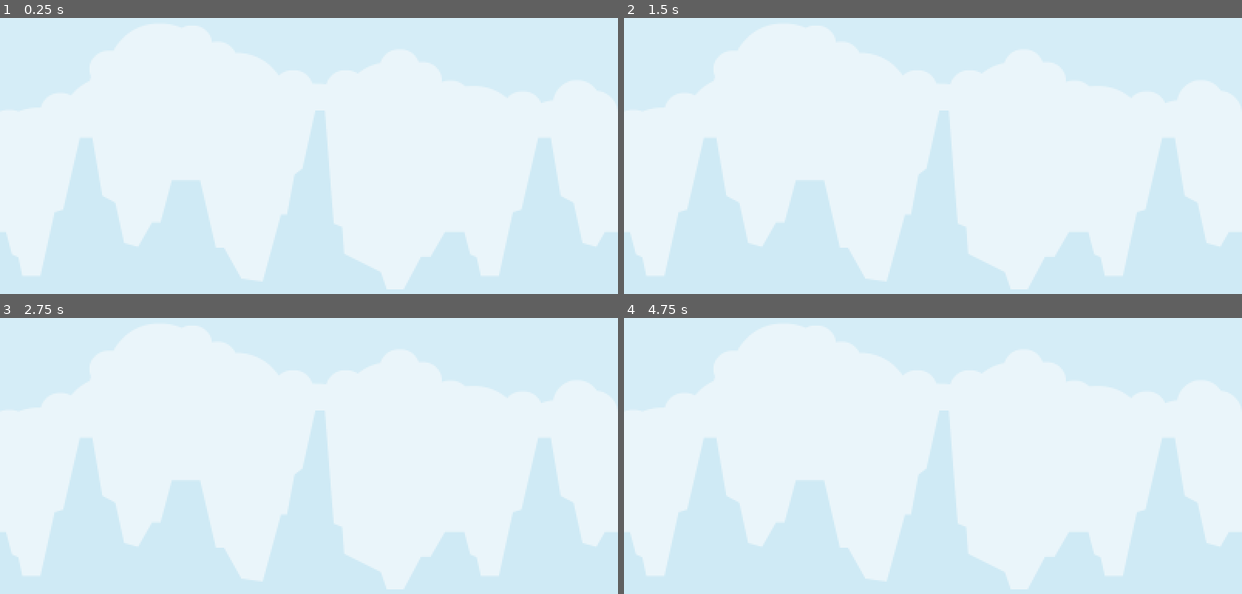
Above: before the commit, frames 1-4 (two rows, left to right).
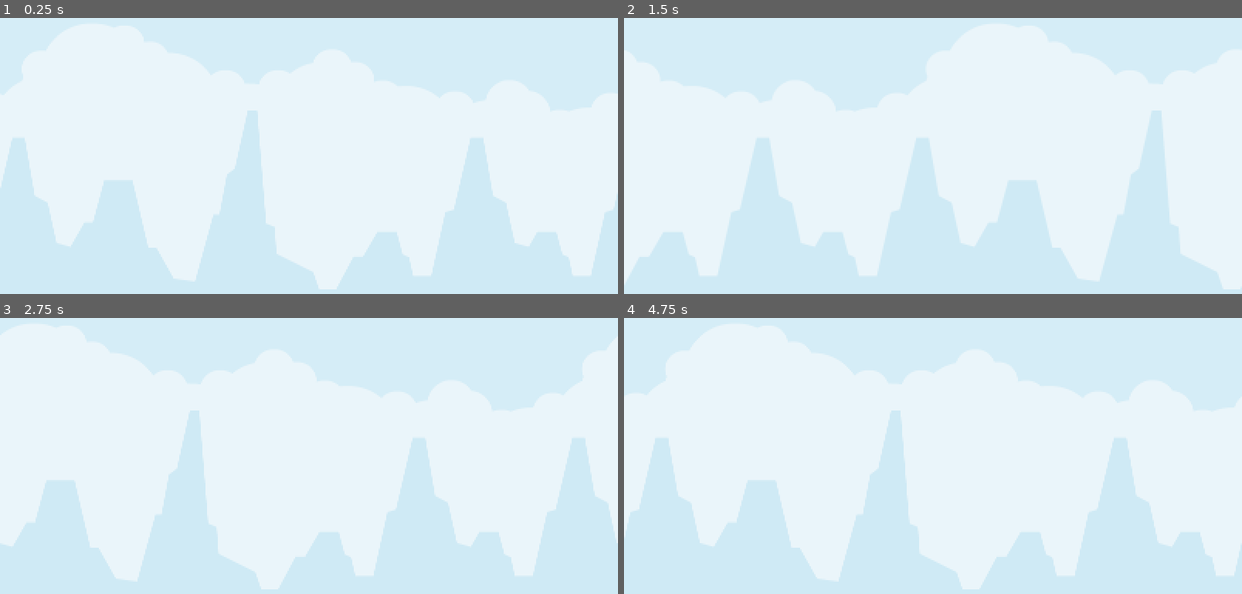
Above: after the commit, the same moments.

Repository: boflynn/tappy-plane
Game: Godot game, scene res://Main.tscn
Same seed, same stepped clock (60 frames per second), same inputs: the game is played once before the commit and once after it.
Inputs:
- Up to frame 1 (0.25 s): no input
- Up to frame 2 (1.5 s): no input
- Up to frame 3 (2.75 s): no input
- Up to frame 4 (4.75 s): no input

The runs differ from the first frame. In frame 1, 22% of the frame differs, in the area x 0-100%, y 33-99%; in frame 2, 16%; in frame 3, 16%; in frame 4, 21%.

Commit message:
Infinite scroll background to the left

Diff:
--- a/Main.tscn
+++ b/Main.tscn
@@ -1,12 +1,14 @@
-[gd_scene load_steps=2 format=3 uid="uid://c61kof8wfjr2v"]
+[gd_scene load_steps=3 format=3 uid="uid://c61kof8wfjr2v"]
 
 [ext_resource type="Texture2D" uid="uid://dijkxlbopqdoj" path="res://assets/Background.png" id="1_glv2v"]
+[ext_resource type="Script" uid="uid://ds504ekq4v4id" path="res://background.gd" id="1_uu6xs"]
 
 [node name="Main" type="Node"]
 
 [node name="Background" type="Node2D" parent="."]
 position = Vector2(0, 480)
 scale = Vector2(2, 2)
+script = ExtResource("1_uu6xs")
 
 [node name="Background" type="Sprite2D" parent="Background"]
 position = Vector2(400, 0)
--- /dev/null
+++ b/background.gd
@@ -0,0 +1,11 @@
+extends Node2D
+
+var speed: int = 700
+# TODO - Any way to better determine this?
+var width: int = 3200
+
+func _process(delta: float):
+	position.x -= delta * speed
+
+	if position.x < -width / 2:
+			position.x += width / 2
Not shown, added: background.gd.uid
